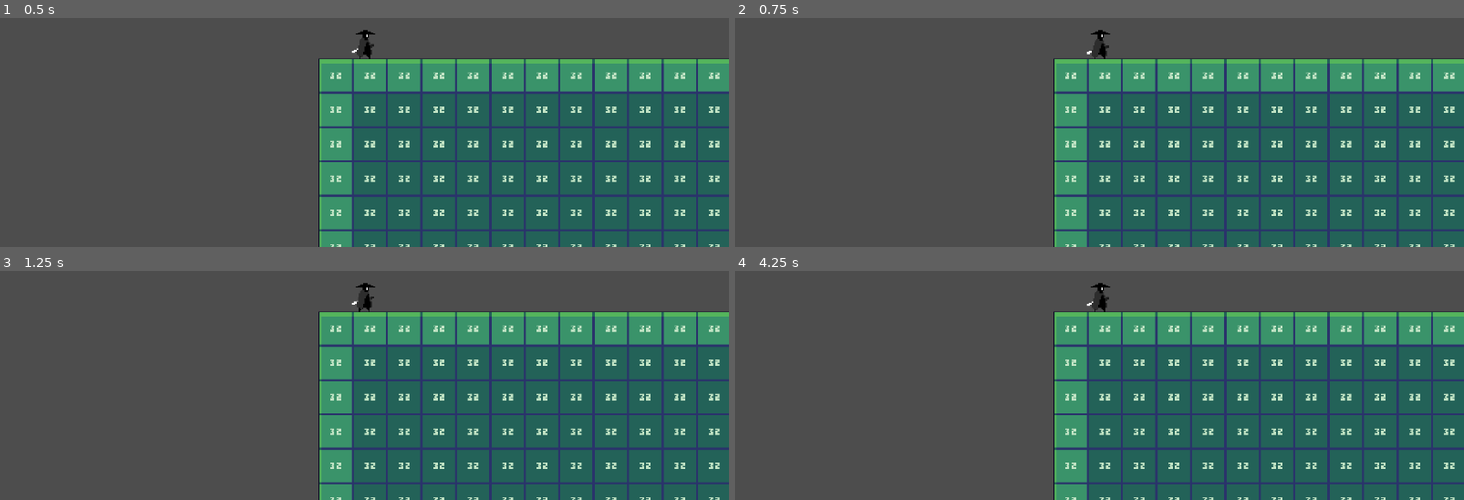
Above: before the commit, frames 1-4 (two rows, left to right).
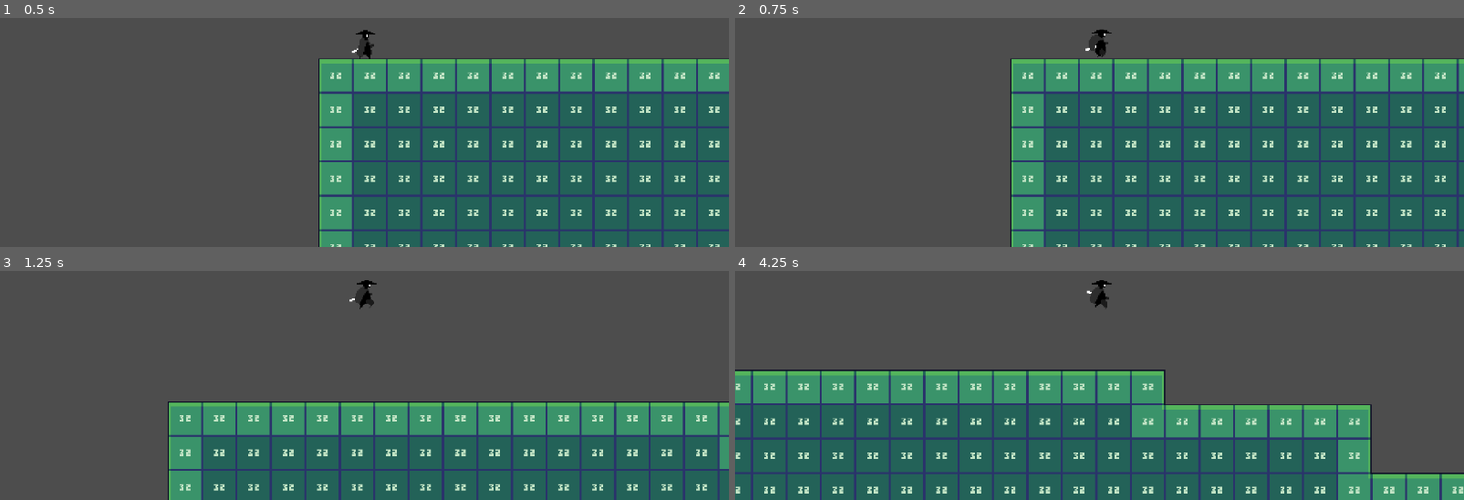
Above: after the commit, the same moments.

Repository: unib14z3/2dPlatformer-prototype
Game: Godot game, scene res://scenes/world.tscn
The game is run twice, just before and just after one commit, with the same random seed, the same clock (stepped at 60 frames per second) and the same inputs.
Inputs:
- Up to frame 1 (0.5 s): no input
- Up to frame 2 (0.75 s): hold D (move_right) from 0.53 s (still down); tap O (attack) at 0.6 s
- Up to frame 3 (1.25 s): keep holding D (move_right); tap P (jump) at 0.77, 0.8, 1.07 s
- Up to frame 4 (4.25 s): tap P (jump) at 1.35, 1.52, 1.82, 2.3, 3.02, 3.32, 3.6, 3.77, 4.07 s; tap O (attack) at 1.55, 2.1, 2.85 s; release D (move_right) at 2.03 s; hold A (move_left) 2.03-2.78 s; hold D (move_right) from 2.78 s (still down)

Frame 1 is identical in both runs. In frame 2, 16% of the frame differs, in the area x 37-100%, y 5-100%; in frame 3, 44%; in frame 4, 64%, in the area x 0-100%, y 3-100%.

Commit message:
made code work

Diff:
--- a/Resources/PlayerStats.tres
+++ b/Resources/PlayerStats.tres
@@ -4,5 +4,4 @@
 
 [resource]
 script = ExtResource("1_c26vb")
-Base_SPEED = 300.0
 metadata/_custom_type_script = "uid://imod0hpuggp0"
--- a/Resources/entity_stats.gd
+++ b/Resources/entity_stats.gd
@@ -3,15 +3,14 @@
 
 var Level : int = 1
 var Max_XP : float = 100
-var Xp : float = 0
+var current_xp : float = 0
 
 # Vitality
 @export var Base_Max_HEALTH : float = 100.0
 @export var Base_DEFFENCE : float = 0.0
 var _health : float = 100.0 :
 	set(new_health):
-		_health = max(0,Base_Max_HEALTH
-		)
+		_health = max(0,Base_Max_HEALTH)
 	get:
 		return _health
 
--- a/Scripts/Entity/Component/Entities/player.gd
+++ b/Scripts/Entity/Component/Entities/player.gd
@@ -7,9 +7,19 @@
 
 func die() -> void:
 	get_component("movement").disable()
-
 	animator.play("die")
 	await animator.animation_finished
-
 	self.queue_free()
 	get_tree().reload_current_scene()
+
+func get_health():
+	pass
+# Core Components:
+func get_speed() -> float:
+	return stats.Base_SPEED
+
+func get_attack() -> float:
+	return stats.Base_ATTACK
+
+func get_jump_strength() -> float:
+	return stats.Base_JUMP_STRENGTH
--- a/Scripts/Entity/Component/components/attack.gd
+++ b/Scripts/Entity/Component/components/attack.gd
@@ -8,9 +8,7 @@
 func init(e):
 	entity = e
 	hitbox = entity.hitbox
-
 	atk = entity.stats.attack
-
 
 func process(_delta):
 	slash_attack()
--- a/Scripts/Entity/Component/components/movement.gd
+++ b/Scripts/Entity/Component/components/movement.gd
@@ -13,7 +13,6 @@
 
 func process(delta)->void:
 	if status:
-
 		if player.velocity.x != 0 and player.velocity.y==0 : player.animator.play("run")
 		else : player.animator.play("idle")
 
@@ -22,6 +21,8 @@
 
 		move(delta)
 		jump(delta)
+	else :
+		print("Movement Component is disabled")
 
 func move(_delta) -> int:
 	var error_code := 0
@@ -34,15 +35,15 @@
 		player.animator.flip_h = true
 		player.hitbox.scale.x = -1
 
-	player.velocity.x = dir * speed
-	# print("Movement direction :", dir, " velocity in x :",player.velocity.x)
+	player.velocity.x = dir * player.get_speed()
+	print("Movement direction :", dir, " velocity in x :",player.velocity.x)
 
 	return error_code
 
 func jump(_delta)->int:
 	var error_code := 0
 	if Input.is_action_just_pressed("jump") and player.is_on_floor():
-		player.velocity.y = jump_strength * -1
-		#print("Jumped, velocity in y :",player.velocity.y)
+		player.velocity.y = player.get_jump_strength() * -1
+		print("Jumped, velocity in y :",player.velocity.y)
 
 	return error_code
--- a/Scripts/Entity/entity.gd
+++ b/Scripts/Entity/entity.gd
@@ -1,5 +1,10 @@
 @abstract class_name Entity
 extends CharacterBody2D
+
+# Stat Methods
+@abstract func die() -> void
+@abstract func take_damage(_val:float = 0 ) -> void
+@abstract func get_health()
 
 # Core Components
 @onready var animator : AnimatedSprite2D = $AnimatedSprite2D
@@ -7,35 +12,51 @@
 @export var stats : EntityStats
 
 # Property Components
+@export var properties_folder : Node
 @onready var components : Array[Component]
 
-# Stats
-@onready var health : float = 100.0
+# Buffs Yet to be added to the Entity, but will be used to store active buffs and their effects.
+@export var buffs : Node
 
-func _ready() -> void:
-	print("getting propperties")
-	var properties = get_node_or_null("properties")
-	if properties == null:
-		push_warning("No 'properties' node found on: " + name)
-		return
 
+## Loads Components present under the Properties Node.
+## [br]
+## [b]param:[/b] [code]properties[/code] - The parent Node containing the components.
+func _load_components(properties) -> void :
 	for c in properties.get_children() :
 		if c is Component:
 			c.init(self)
 			print("component : ", c.name," is set")
 			components.append(c)
 
+func _property_setup_fallback() -> Node:
+	var _prop_folder = get_node_or_null("properties")
+	return _prop_folder
+
+
+# Life Cycle Methods
+func _ready() -> void:
+	if properties_folder == null:
+		properties_folder = _property_setup_fallback()
+
+	if properties_folder == null:
+		push_error("No 'properties' node found on: " + name)
+		return
+
+	_load_components(properties_folder)
+
 func _physics_process(delta: float) -> void:
 	for c in components : if c is Component : c.process(delta)
 	move_and_slide()
 
+
+
+## Searches for and returns a component by its node name.
+## [br]
+## Returns [code]null[/code] and prints a warning if no matching component is found.
+## [br]
+## [b]param:[/b] [code]cName[/code] - The exact case-sensitive name of the Component node to find.
 func get_component(cName: String) -> Component:
 	for c in components : if c.name == cName : return c
+	push_warning("Warning : component",cName,"not found")
 	return null
-
-func get_health() -> float :
-	return health
-
-# Stat Methods
-@abstract func die() -> void
-@abstract func take_damage(_val:float = 0 ) -> void
--- a/scenes/Entities/player.tscn
+++ b/scenes/Entities/player.tscn
@@ -1,6 +1,6 @@
 [gd_scene format=3 uid="uid://du0vgh5hvha4f"]
 
-[ext_resource type="Script" uid="uid://ducomv6popaj4" path="res://Scripts/Entity/Entities/player.gd" id="1_kk10u"]
+[ext_resource type="Script" uid="uid://ducomv6popaj4" path="res://Scripts/Entity/Component/Entities/player.gd" id="1_kk10u"]
 [ext_resource type="PackedScene" uid="uid://65kivc1uecfl" path="res://scenes/Entities/entity_properties/gravity.tscn" id="2_dqkch"]
 [ext_resource type="Resource" uid="uid://dfp2d6kcatkps" path="res://Resources/PlayerStats.tres" id="2_ltljm"]
 [ext_resource type="Texture2D" uid="uid://dvmn18wnsp5ex" path="res://assets/DarkSamuraiAssets/DarkSamurai (64x64).png" id="2_onrkg"]
@@ -360,6 +360,8 @@
 
 [node name="attack" parent="properties" unique_id=1483088297 instance=ExtResource("4_kk10u")]
 
+[node name="buffs" type="Node" parent="." unique_id=789325660]
+
 [node name="AnimatedSprite2D" type="AnimatedSprite2D" parent="." unique_id=37413942]
 sprite_frames = SubResource("SpriteFrames_7ahtn")
 animation = &"attack"
Not shown, added: .UML-diagrams/2D Charecter Controller.drawio
Not shown, added: .directory
